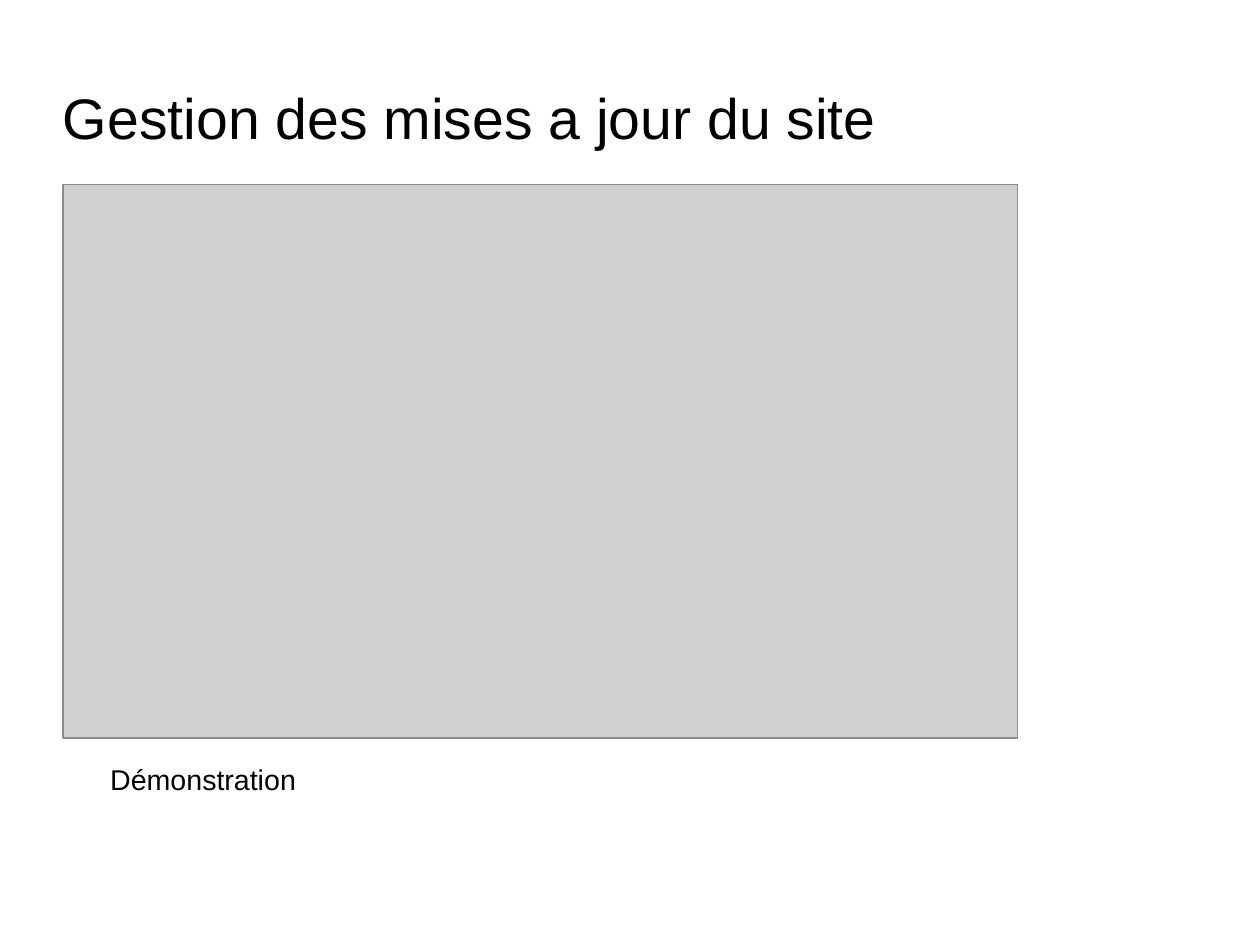
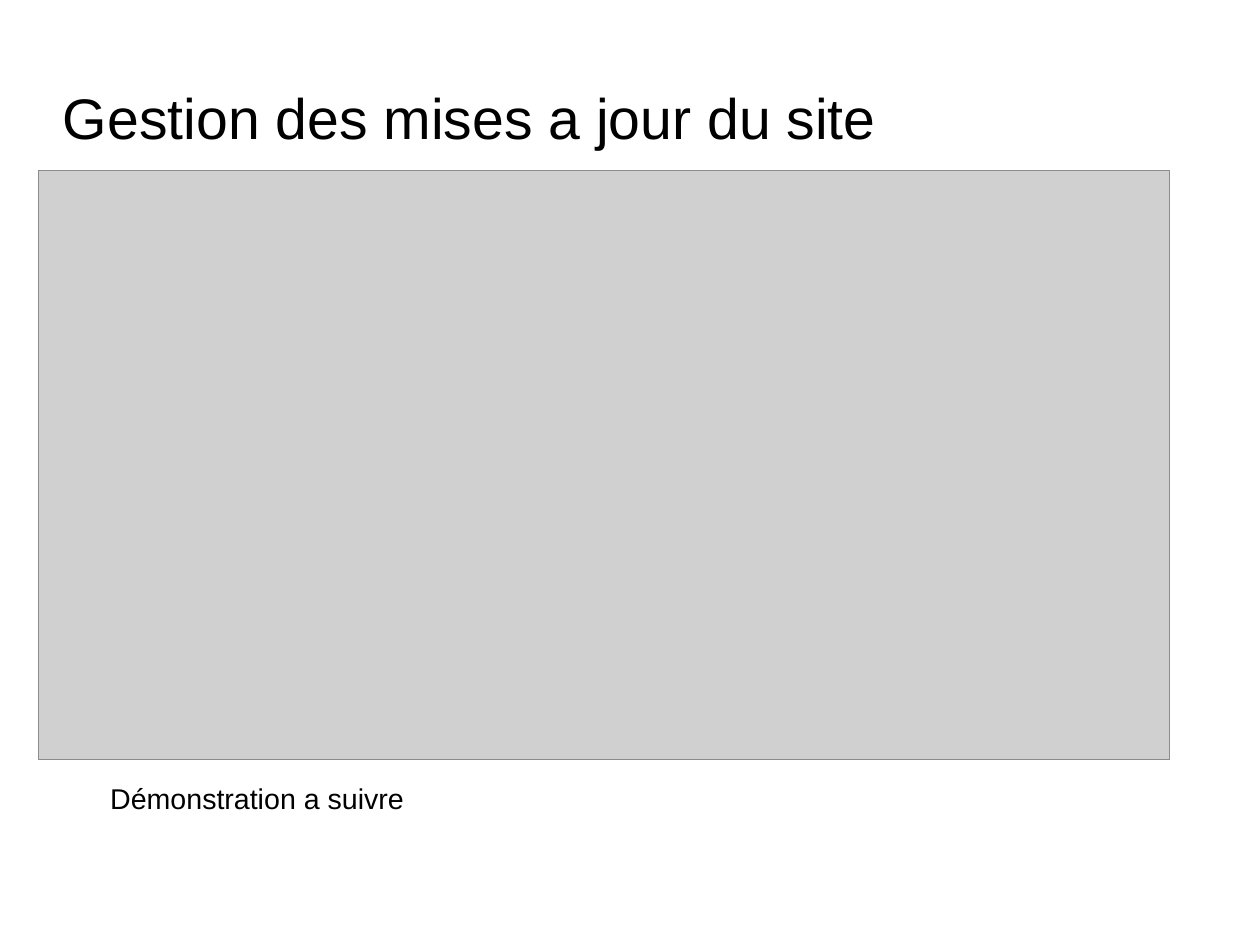
Before and after one commit to ClementM0512/Projet_Ortho, a slide deck: slide 12 of diapo karl Bourgault.odp (slide 10 before the commit). Drawn at 1260x945 pixels with LibreOffice and Linux fonts; fonts in the diff are those of the drawing; grey boxes stand for pictures; background and template pictures are left out. Boxes give left, top, right and bottom in pixels: in the first picture for what was removed or moved away, otherwise in the second. Text is boxed around its words. In the diff, an @@ line names an element or a change of style, - is before the commit and + after.

```diff
--- a/diapo karl Bourgault.odp
+++ b/diapo karl Bourgault.odp
@@ picture: place and size @@
-picture at [63, 184, 1018, 737]
+picture at [39, 170, 1171, 759]
@@ text at [110, 788, 404, 810]: text changed @@
-Démonstration
+Démonstration a suivre
```
Also in this commit, not shown: 3 other slides changed, 5 slides added, 4 slides removed, 2 other files.
